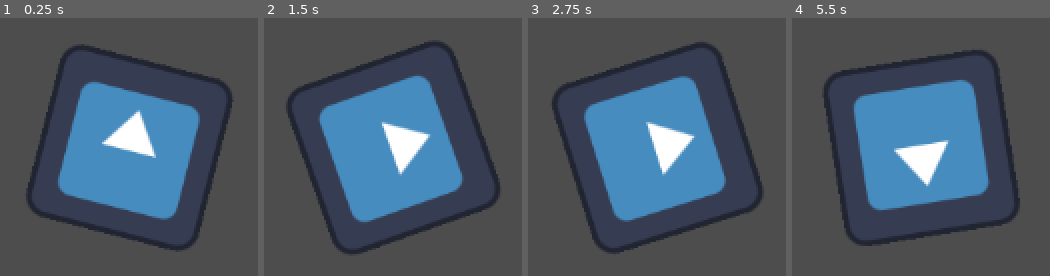
Above: before the commit, frames 1-4 (left to right).
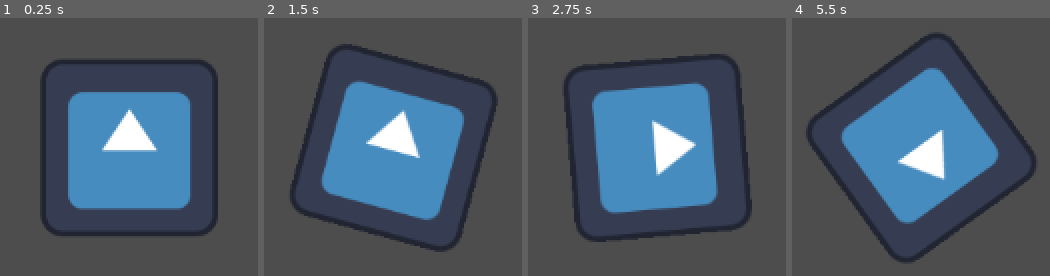
Above: after the commit, the same moments.

Repository: brettchalupa/GodotGit
Game: Godot game, scene res://main.tscn
Same seed, same stepped clock (60 frames per second), same inputs: the game is played once before the commit and once after it. The engine's default icon, where the game draws it, is replaced by a stand-in: a white triangle on a blue panel in a dark square.
Inputs:
- Up to frame 1 (0.25 s): no input
- Up to frame 2 (1.5 s): tap Enter (ui_accept) at 0.5, 0.77 s
- Up to frame 3 (2.75 s): tap Enter (ui_accept) at 1.52 s
- Up to frame 4 (5.5 s): tap Enter (ui_accept) at 3.02, 3.77, 4.52 s

The runs differ from the first frame. In frame 1, 14% of the frame differs, in the area x 10-90%, y 10-91%; in frame 2, 19%, in the area x 8-92%, y 9-92%; in frame 3, 13%; in frame 4, 18%.

Commit message:
Don't rotate Robot by default
It was makin' me sick!

Diff:
--- a/main.gd
+++ b/main.gd
@@ -1,9 +1,9 @@
 extends Node2D
 
-var rotating = true
+var rotating = false
 func _process(delta: float) -> void:
 	if rotating:
-		$Icon.rotate(delta)
+		$Robot.rotate(delta)
 
 func _input(event: InputEvent) -> void:
 	if event.is_action_pressed("ui_accept"):
--- a/main.tscn
+++ b/main.tscn
@@ -6,6 +6,6 @@
 [node name="Main" type="Node2D"]
 script = ExtResource("1_sryam")
 
-[node name="Icon" type="Sprite2D" parent="."]
+[node name="Robot" type="Sprite2D" parent="."]
 position = Vector2(536, 303)
 texture = ExtResource("2_saaud")
